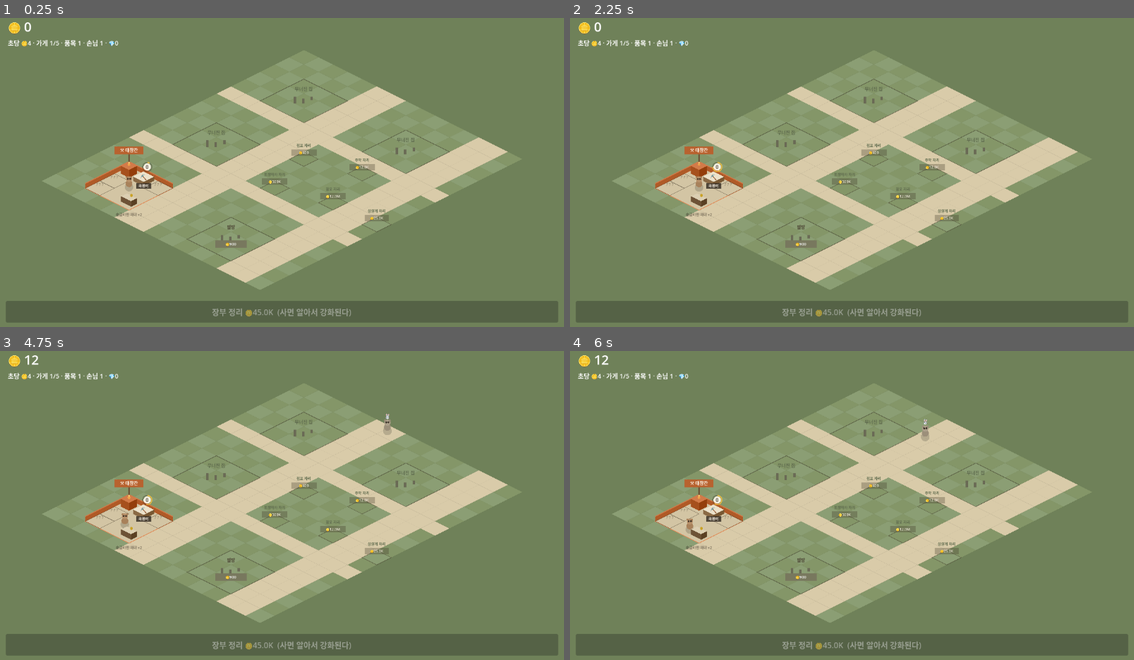
Above: before the commit, frames 1-4 (two rows, left to right).
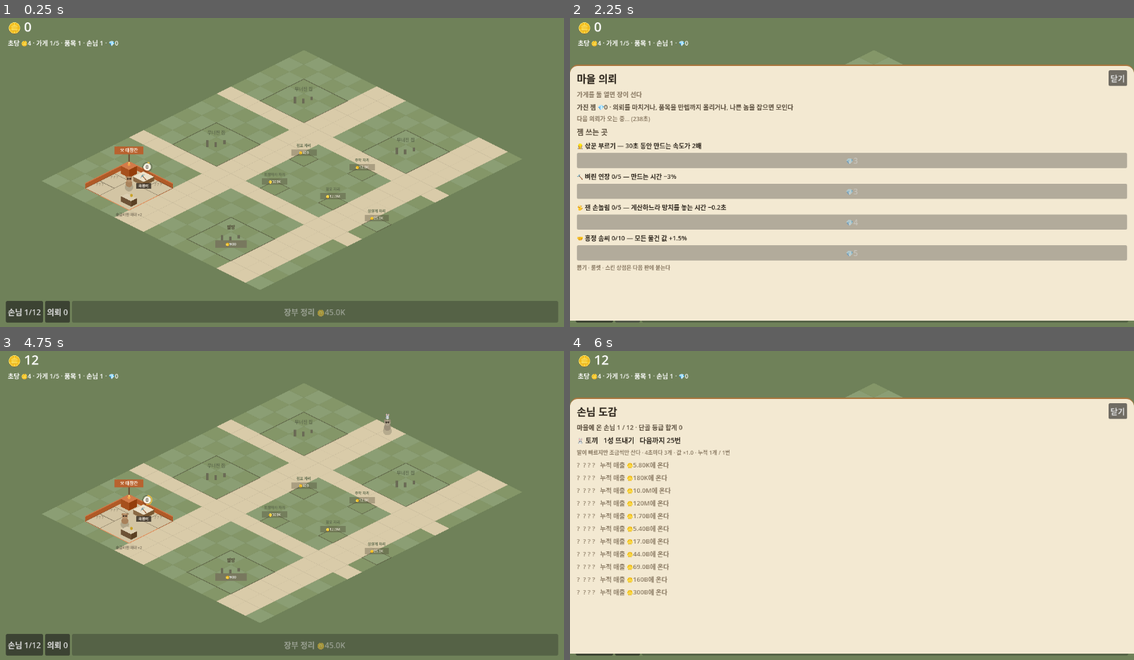
Above: after the commit, the same moments.

Repository: nonexpertchassi-creator/raccoon-hollow
Game: Godot game, scene res://main.tscn
Same seed, same stepped clock (60 frames per second), same inputs: the game is played once before the commit and once after it.
Inputs (mouse positions are in pixels of both pictures, inside the frame that each line leads up to):
- Up to frame 1 (0.25 s): no input
- Up to frame 2 (2.25 s): click (592, 311) at 0.5 s, where only the run after the commit has a clickable "손님 1/12"; click (1117, 76) at 1.25 s, where only the run after the commit has a clickable "닫기"; click (626, 311) at 2 s, where only the run after the commit has a clickable "의뢰 0"
- Up to frame 3 (4.75 s): click (22, 644) at 2.75 s, where only the run after the commit has a clickable "손님 1/12"; click (56, 644) at 3.5 s, where only the run after the commit has a clickable "의뢰 0"; click (547, 409) at 4.25 s, where only the run after the commit has a clickable "닫기"
- Up to frame 4 (6 s): click (592, 644) at 5 s, where only the run after the commit has a clickable "손님 1/12"; click (626, 644) at 5.75 s, where only the run after the commit has a clickable "의뢰 0"

The runs differ from the first frame. In frame 1, 1.1% of the frame differs, in the area x 1-63%, y 91-99%; in frame 2, 82%; in frame 3, 1.1%; in frame 4, 83%, in the area x 0-100%, y 15-99%.

Commit message:
의뢰 창과 손님 도감을 붙였다 — 창 한 틀에 셋
창을 세 개 만들지 않고 한 틀에 kind로 가른다. 세 개면 여닫는 규칙도 세 벌이
되고 그중 하나는 반드시 어긋난다. 같은 단추를 다시 누르면 닫힌다.

마을 의뢰 창: 기간제 이벤트(남은 시간·눈금·보상), 가진 젬, 걸린 의뢰 셋,
젬 쓰는 곳. 손님 도감: 단골 등급과 다음 등급까지, 아직 안 온 손님의 문턱.

찌꺼기 정리: 지운 시험 파일의 .uid와 생성물의 .import를 추적에서 뺐다.

Co-Authored-By: Claude Opus 5 <noreply@anthropic.com>
Claude-Session: https://claude.ai/code/session_01AatneEQRqivVCuWmQM7wB2

Diff:
--- a/godot/main.gd
+++ b/godot/main.gd
@@ -14,6 +14,8 @@
 var _acc: float = 0.0
 var panel: ShopPanel
 var _autobtn: Button
+var _guestbtn: Button
+var _questbtn: Button
 
 ## 끌기와 누르기를 가른다. 이걸 안 하면 마을을 둘러보려고 끌 때마다
 ## 손가락을 뗀 자리가 눌려서 엉뚱한 게 강화된다.
@@ -58,6 +60,12 @@
 	bar.set_anchors_preset(Control.PRESET_BOTTOM_WIDE)
 	bar.offset_left = 12; bar.offset_right = -12; bar.offset_top = -56; bar.offset_bottom = -12
 	layer.add_child(bar)
+	_guestbtn = Button.new()
+	_guestbtn.pressed.connect(func(): panel.open_kind("guests"))
+	bar.add_child(_guestbtn)
+	_questbtn = Button.new()
+	_questbtn.pressed.connect(func(): panel.open_kind("quests"))
+	bar.add_child(_questbtn)
 	_autobtn = Button.new()
 	_autobtn.size_flags_horizontal = Control.SIZE_EXPAND_FILL
 	_autobtn.pressed.connect(func(): sim.buy_auto())
@@ -88,9 +96,11 @@
 	_sub.text = "초당 🪙%s · 가게 %d/%d · 품목 %d · 손님 %d · 💎%d" % [
 		Num.fmt(sim.income_per_sec()), sim.shops.size(), Content.SHOPS.size(),
 		sim.items.size(), sim.guests.size(), int(sim.gems)]
+	_guestbtn.text = "손님 %d/%d" % [sim.guests.size(), Content.GUESTS.size()]
+	_questbtn.text = "의뢰 %d" % sim.quests.size()
 	_autobtn.visible = not sim.auto
 	if not sim.auto:
-		_autobtn.text = "장부 정리 🪙" + Num.fmt(Content.AUTO_COST) + "  (사면 알아서 강화된다)"
+		_autobtn.text = "장부 정리 🪙" + Num.fmt(Content.AUTO_COST)
 		_autobtn.disabled = sim.money < Content.AUTO_COST
 	var lines: Array[String] = []
 	for i in range(min(3, sim.events.size())):
--- a/godot/tests/shot.gd
+++ b/godot/tests/shot.gd
@@ -22,7 +22,11 @@
 		main.village._advance(0.25)
 	main._paint()
 	if OS.has_environment("SHOT_PANEL"):
-		main.panel.open_for(OS.get_environment("SHOT_PANEL"))
+		var k: String = OS.get_environment("SHOT_PANEL")
+		if k == "quests" or k == "guests":
+			main.panel.open_kind(k)
+		else:
+			main.panel.open_for(k)
 
 func _process(_delta: float) -> void:
 	if _done:
--- a/godot/view/panel.gd
+++ b/godot/view/panel.gd
@@ -6,6 +6,9 @@
 ## **지도에서 못 하는 것**만 맡는다 — 자세한 숫자와 승급.
 
 var sim: Sim
+## 창 한 틀에 세 가지를 담는다 — 가게 · 의뢰 · 손님 도감.
+## 창을 세 개 만들면 여닫는 규칙도 세 벌이 되고, 그중 하나는 반드시 어긋난다.
+var kind: String = ""
 var shop_id: String = ""
 var _box: VBoxContainer
 var _acc: float = 0.0
@@ -38,12 +41,24 @@
 	scroll.add_child(_box)
 
 func open_for(id: String) -> void:
+	kind = "shop"
 	shop_id = id
 	visible = true
 	rebuild()
 
+func open_kind(k: String) -> void:
+	# 같은 것을 다시 누르면 닫힌다 — 닫기 단추를 찾아 누르는 수고를 던다
+	if visible and kind == k:
+		close()
+		return
+	kind = k
+	shop_id = ""
+	visible = true
+	rebuild()
+
 func close() -> void:
 	visible = false
+	kind = ""
 	shop_id = ""
 
 func _process(delta: float) -> void:
@@ -79,13 +94,130 @@
 		l.autowrap_mode = TextServer.AUTOWRAP_WORD_SMART
 	return l
 
+## 제목 줄 — 어느 창이든 같은 자리에 같은 모양으로
+func _head(title_text: String) -> void:
+	var head := HBoxContainer.new()
+	var title := _label(title_text, 21)
+	title.size_flags_horizontal = Control.SIZE_EXPAND_FILL
+	head.add_child(title)
+	head.add_child(_btn("닫기", true, close, false))
+	_box.add_child(head)
+
+## 눈금 — 얼마나 찼는지가 숫자보다 먼저 읽혀야 한다
+func _bar(ratio: float, col: Color) -> void:
+	var p := ProgressBar.new()
+	p.min_value = 0.0
+	p.max_value = 1.0
+	p.value = clampf(ratio, 0.0, 1.0)
+	p.show_percentage = false
+	p.custom_minimum_size = Vector2(0, 10)
+	var fill := StyleBoxFlat.new()
+	fill.bg_color = col
+	fill.corner_radius_top_left = 5; fill.corner_radius_top_right = 5
+	fill.corner_radius_bottom_left = 5; fill.corner_radius_bottom_right = 5
+	var bg := StyleBoxFlat.new()
+	bg.bg_color = Color(0.17, 0.14, 0.11, 0.13)
+	bg.corner_radius_top_left = 5; bg.corner_radius_top_right = 5
+	bg.corner_radius_bottom_left = 5; bg.corner_radius_bottom_right = 5
+	p.add_theme_stylebox_override("fill", fill)
+	p.add_theme_stylebox_override("background", bg)
+	_box.add_child(p)
+
 func rebuild() -> void:
 	for c in _box.get_children():
 		c.queue_free()
+	match kind:
+		"shop": _shop_body()
+		"quests": _quests_body()
+		"guests": _guests_body()
+
+## ── 마을 의뢰와 젬 ──
+func _quests_body() -> void:
+	_head("마을 의뢰")
+
+	# 기간제 이벤트 — 마감은 실제 시간이라 게임을 꺼도 줄어든다
+	var e: Variant = sim.event_def()
+	if e == null:
+		var w: float = sim.event_wait()
+		_box.add_child(_label("가게를 둘 열면 장이 선다" if sim.shops.size() < 2
+			else "다음 장까지 %s" % _hhmm(w), 13, Color("8a7a63")))
+	else:
+		var got: float = min(sim.event.got, e.need)
+		_box.add_child(_label("%s %s — %s 남음" % [e.face, e.name, _hhmm(sim.event_left())], 17, Color("a8763e")))
+		_box.add_child(_label("%s — %d / %d" % [e.desc, int(got), int(e.need)], 13))
+		_bar(got / e.need, Color("a8763e"))
+		_box.add_child(_label("깨면 💎%d · %s · 못 깨도 잃는 것은 없다" % [int(e.gems), e.skinName], 11, Color("8a7a63")))
+	if not sim.skins.is_empty():
+		var names: Array[String] = []
+		for k in sim.skins:
+			for ev in Content.EVENTS:
+				if ev.skin == k:
+					names.append(String(ev.skinName))
+		_box.add_child(_label("받은 것: %s  (그림은 나중에 붙는다)" % ", ".join(names), 11, Color("4a7c59")))
+
+	_box.add_child(_label("가진 젬 💎%d · 의뢰를 마치거나, 품목을 만렙까지 올리거나, 나쁜 놈을 잡으면 모인다"
+		% int(sim.gems), 13, Color("5a4e3d"), true))
+
+	for q in sim.quests:
+		var g: Dictionary = Sim.guest_by_id(q.gid)
+		_box.add_child(_label("%s %s마을 — %s %d개  💎%d" % [
+			g.face, g.name, sim.item_name(q.itemId), int(q.need), int(q.gems)], 14))
+		_bar(q.got / q.need, Color("4a7c59"))
+		_box.add_child(_label("%d / %d · %d성 %s · 마치면 🪙%s" % [
+			int(q.got), int(q.need), sim.regular_star(q.gid), sim.regular_name(q.gid),
+			Num.fmt(floor(sim.price(q.itemId) * q.need * Content.QUEST.payMul))], 11, Color("8a7a63")))
+	if sim.quests.size() < int(Content.QUEST.slots):
+		_box.add_child(_label("다음 의뢰가 오는 중… (%d초)" % int(ceil(max(0.0, sim._qCool))), 12, Color("8a7a63")))
+
+	_box.add_child(_label("젬 쓰는 곳", 15, Color("5a4e3d")))
+	_box.add_child(_label("👷 삯꾼 부르기 — %s" % ("삯꾼이 일하는 중… %d초" % int(ceil(sim.rush))
+		if sim.rush > 0.0 else "%d초 동안 만드는 속도가 %d배"
+		% [int(Content.GEM.rush.secs), int(Content.GEM.rush.mult)]), 13))
+	_box.add_child(_btn("💎%d" % int(Content.GEM.rush.cost), sim.can_rush(),
+		func(): sim.call_rush(); rebuild()))
+	for u in Content.GEM_UPGRADES:
+		var lv: int = int(sim.up_lv(u.id))
+		var cost: Variant = sim.gem_cost(u.id)
+		_box.add_child(_label("%s %s %d/%d — %s" % [u.face, u.name, lv, int(u.max), u.desc], 13))
+		if cost == null:
+			_box.add_child(_label("끝까지 올렸다", 11, Color("4a7c59")))
+		else:
+			_box.add_child(_btn("💎%d" % int(cost), sim.can_buy_gem_up(u.id),
+				func(): sim.buy_gem_up(u.id); rebuild()))
+	_box.add_child(_label("뽑기 · 룰렛 · 스킨 상점은 다음 판에 붙는다", 11, Color("8a7a63")))
+
+func _hhmm(sec: float) -> String:
+	var h: int = int(sec / 3600.0)
+	var m: int = int(fmod(sec, 3600.0) / 60.0)
+	return "%d시간 %d분" % [h, m] if h > 0 else "%d분" % m
+
+## ── 손님 도감 ──
+## 아직 안 온 손님도 자리를 비워 보여준다 — 몇이 더 남았는지, 무엇을 하면
+## 오는지가 보여야 모으는 재미가 생긴다.
+func _guests_body() -> void:
+	_head("손님 도감")
+	_box.add_child(_label("마을에 온 손님 %d / %d · 단골 등급 합계 %d" % [
+		sim.guests.size(), Content.GUESTS.size(), sim.regular_sum()], 13, Color("5a4e3d")))
+	for g in Content.GUESTS:
+		if not sim.guests.has(String(g.id)):
+			_box.add_child(_label("?  ? ? ?   누적 매출 🪙%s에 온다" % Num.fmt(g.at), 13, Color("8a7a63")))
+			continue
+		var lv: int = sim.regular_lv(String(g.id))
+		var left: Variant = null
+		if lv < Content.REGULARS.size() - 1:
+			left = sim.regular_need(String(g.id), lv + 1) - sim.visits.get(g.id, 0.0)
+		_box.add_child(_label("%s %s   %d성 %s   %s" % [
+			g.face, g.name, lv + 1, Content.REGULARS[lv].name,
+			"최고 등급" if left == null else "다음까지 %s번" % Num.fmt(float(left))], 14))
+		_box.add_child(_label("%s · %d초마다 %d개 · 값 ×%s · 누적 %s개 / %s번" % [
+			g.desc, int(g.every), int(g.qty), str(g.pay),
+			Num.fmt(sim.bought.get(g.id, 0.0)), Num.fmt(sim.visits.get(g.id, 0.0))], 11, Color("8a7a63"), true))
+
+## ── 가게 ──
+func _shop_body() -> void:
 	if shop_id == "":
 		return
 	var shop: Dictionary = Sim.shop_by_id(shop_id)
-
 	var head := HBoxContainer.new()
 	var title := _label("%s %s" % [shop.sign, shop.name], 21)
 	title.size_flags_horizontal = Control.SIZE_EXPAND_FILL
Not shown, removed: godot/shot.png.import
Not shown, removed: godot/tests/ct.gd.uid
Not shown, changed: PLAN.md
Not shown, changed: godot/.gitignore
Not shown, changed: godot/README.md
